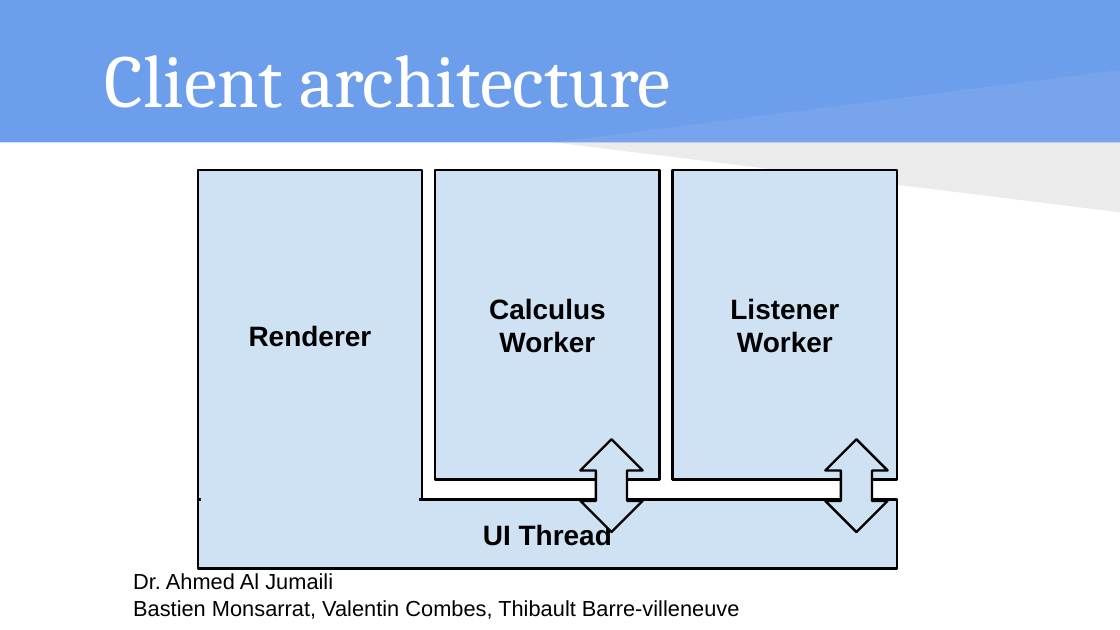
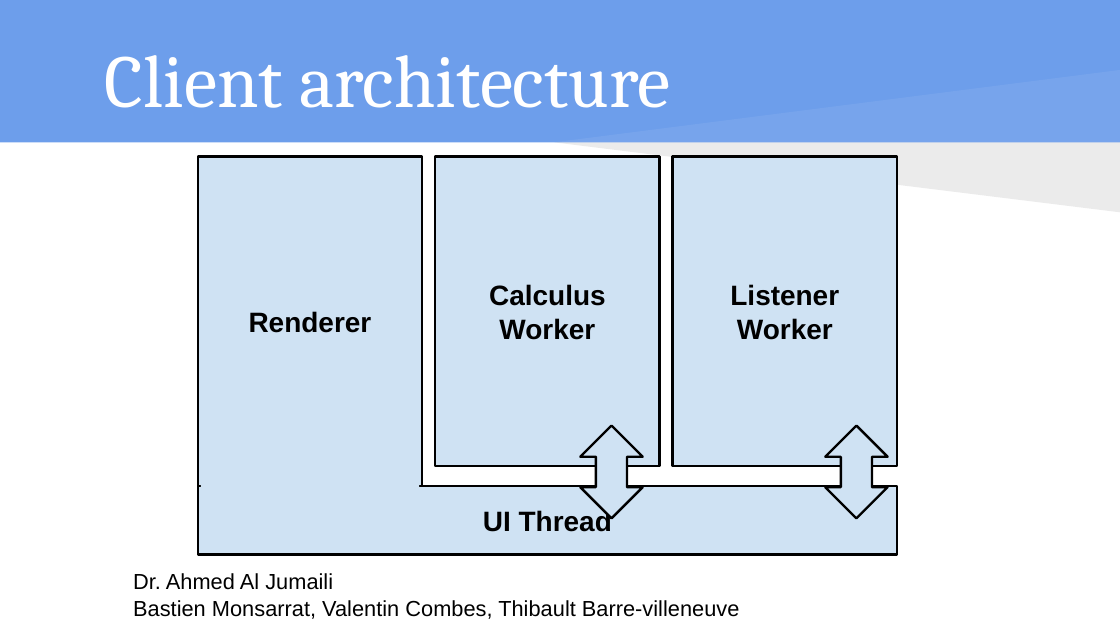
Before and after one commit to isundil/drt, a slide deck: slide 13 of Presentation DS - drt.pptx. Drawn at 1120x630 pixels with LibreOffice and Linux fonts; fonts in the diff are those of the drawing. Boxes give left, top, right and bottom in pixels: in the first picture for what was removed or moved away, otherwise in the second. Text is boxed around its words. In the diff, an @@ line names an element or a change of style, - is before the commit and + after.

```diff
--- a/Presentation DS - drt.pptx
+++ b/Presentation DS - drt.pptx
@@ 5 rectangles, 2 up down arrows: place and size @@
-5 rectangles, 2 up down arrows at [198, 170, 897, 568]
+5 rectangles, 2 up down arrows at [198, 157, 897, 554]
```
Also in this commit, not shown: 9 other slides changed.
